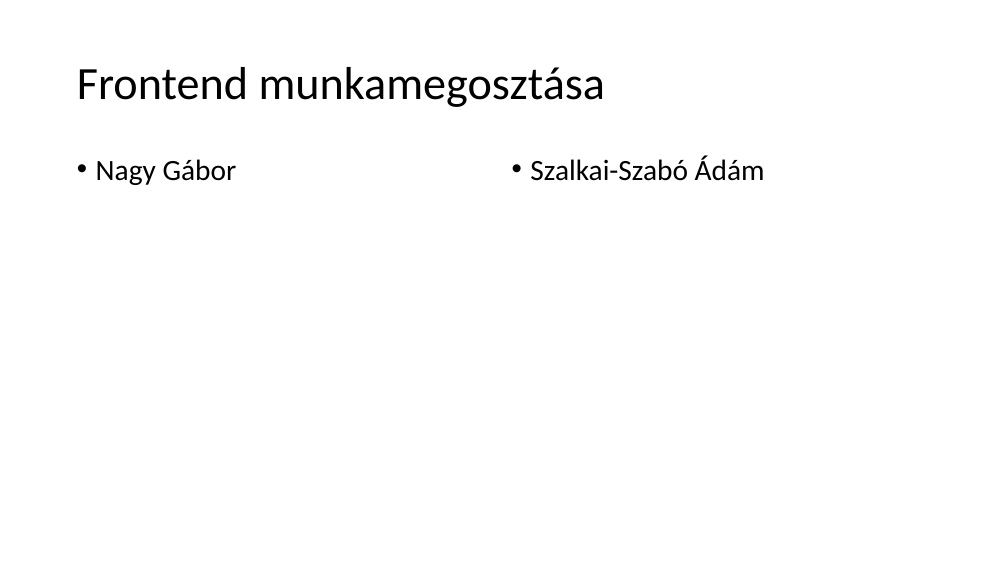
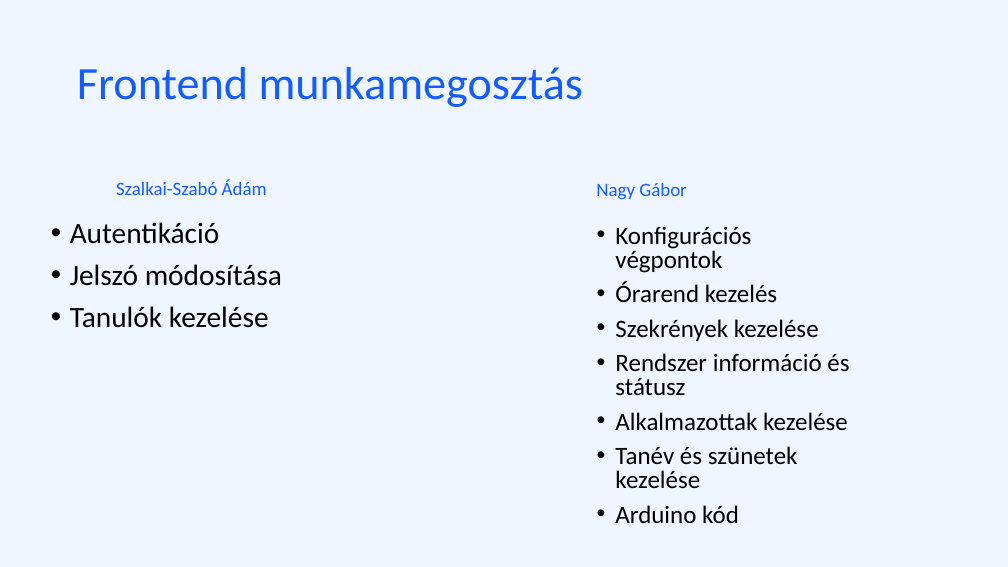
Before and after one commit to nagygabor123/vizsgaremek, a slide deck: slide 14 of Dokumentacio/Eloadas.pptx. Drawn at 1008x567 pixels with LibreOffice and Linux fonts; fonts in the diff are those of the drawing. Boxes give left, top, right and bottom in pixels: in the first picture for what was removed or moved away, otherwise in the second. Text is boxed around its words. In the diff, an @@ line names an element or a change of style, - is before the commit and + after.

```diff
--- a/Dokumentacio/Eloadas.pptx
+++ b/Dokumentacio/Eloadas.pptx
@@ background #FFFFFF to #EFF6FF @@
@@ title at [77, 67, 583, 107]: text changed; text colour #000000 to #145CFC @@
-Frontend munkamegosztása
+Frontend munkamegosztás
@@ text "Szalkai-Szabó Ádám": place and size @@
-text "Szalkai-Szabó Ádám" at [530, 155, 765, 181]
+text "Szalkai-Szabó Ádám" at [116, 180, 267, 195]
@@ text "Szalkai-Szabó Ádám" at [116, 180, 267, 195]: size 28 to 18 pt, text colour #000000 to #145CFC; bullet • to none; line spacing 0.9 to 1; less space between paragraphs @@
@@ text "Nagy Gábor" at [596, 183, 686, 200]: size 28 to 18 pt, text colour #000000 to #145CFC; bullet • to none; line spacing 0.9 to 1; less space between paragraphs @@
@@ text "Nagy Gábor": place and size @@
-text "Nagy Gábor" at [96, 159, 237, 185]
+text "Nagy Gábor" at [596, 183, 686, 200]
@@ text added at [70, 222, 282, 328], 28 pt, text #000000 @@
+• Autentikáció
+• Jelszó módosítása
+• Tanulók kezelése
@@ text added at [615, 226, 849, 523], 23.8 pt, text #000000 @@
+• Konfigurációs végpontok
+• Órarend kezelés
+• Szekrények kezelése
+• Rendszer információ és státusz
+• Alkalmazottak kezelése
+• Tanév és szünetek kezelése
+• Arduino kód
```
Also in this commit, not shown: 7 other slides changed, 2 slides added, 2 slides removed.
